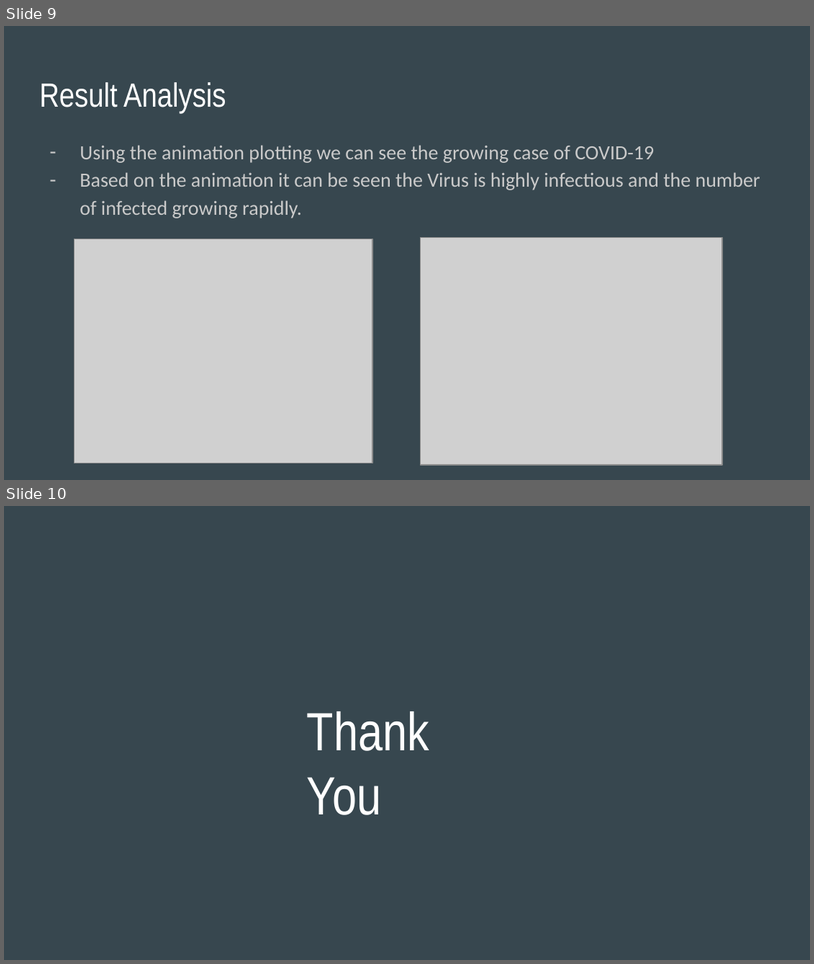
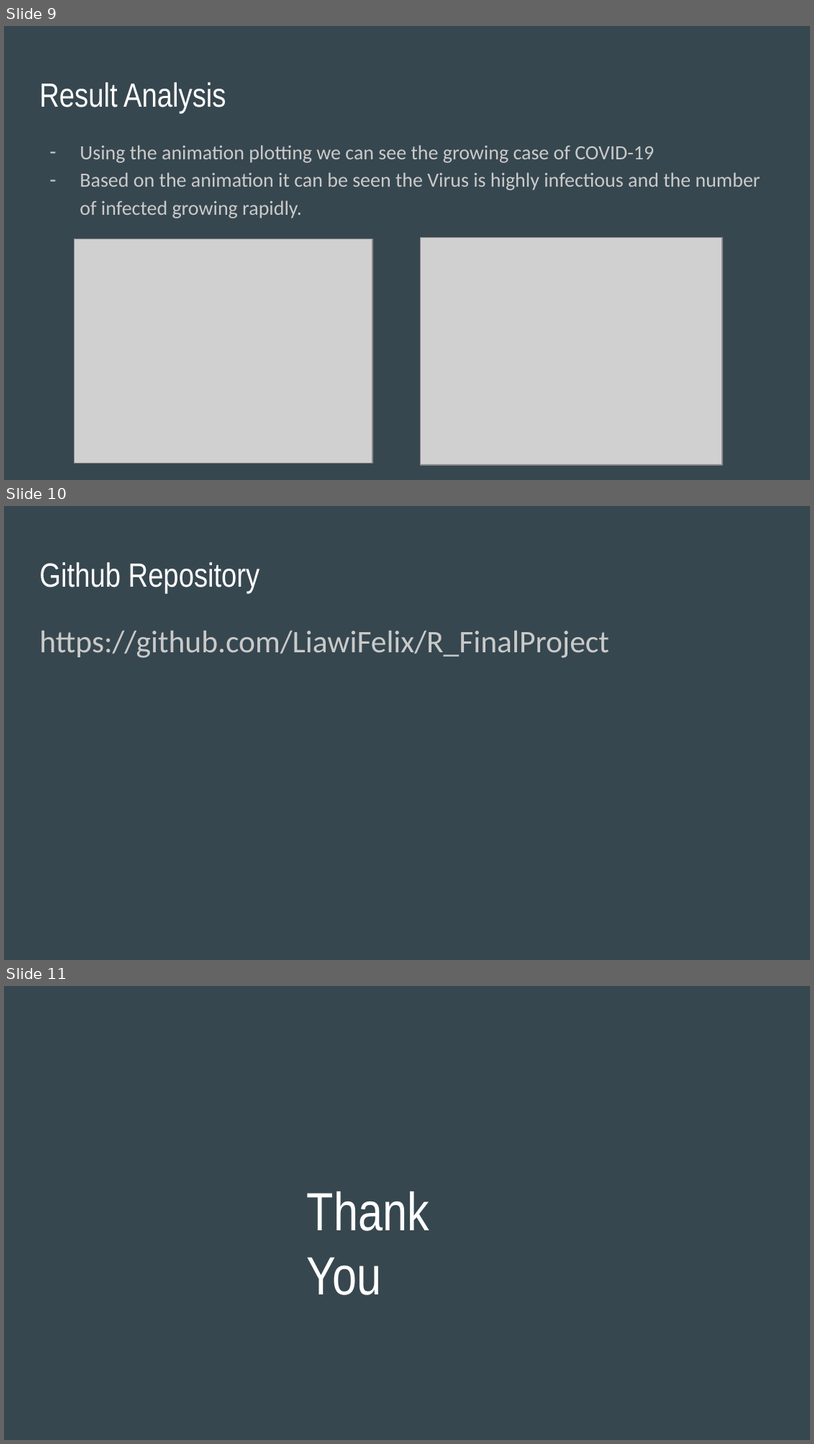
Before and after one commit to LiawiFelix/R_FinalProject, a slide deck: team_04.pptx. Shown one above the other, each under a label of ours: slides 9 and 10 before the commit, slides 9, 10 and 11 after it. The pictures are 814x964 and 814x1444 pixels, drawn with LibreOffice and Linux fonts; fonts in the diff are those of the drawing; grey boxes stand for pictures. Boxes give left, top, right and bottom in pixels: in the first picture for what was removed or moved away, otherwise in the second. Text is boxed around its words. In the diff, an @@ line names an element or a change of style, - is before the commit and + after.

```diff
--- a/team_04.pptx
+++ b/team_04.pptx
@@ slide 10 added at box(4, 506, 810, 960), background #37474F @@
@@ title added at box(39, 562, 260, 593), 30 pt, text #FFFFFF @@
+Github Repository
@@ text added at box(39, 631, 610, 658), 28 pt, text #CACACA @@
+https://github.com/LiawiFelix/R_FinalProject
@@ what was slide 10 is now slide 11 @@
```
Also in this commit, not shown: 1 other file.
